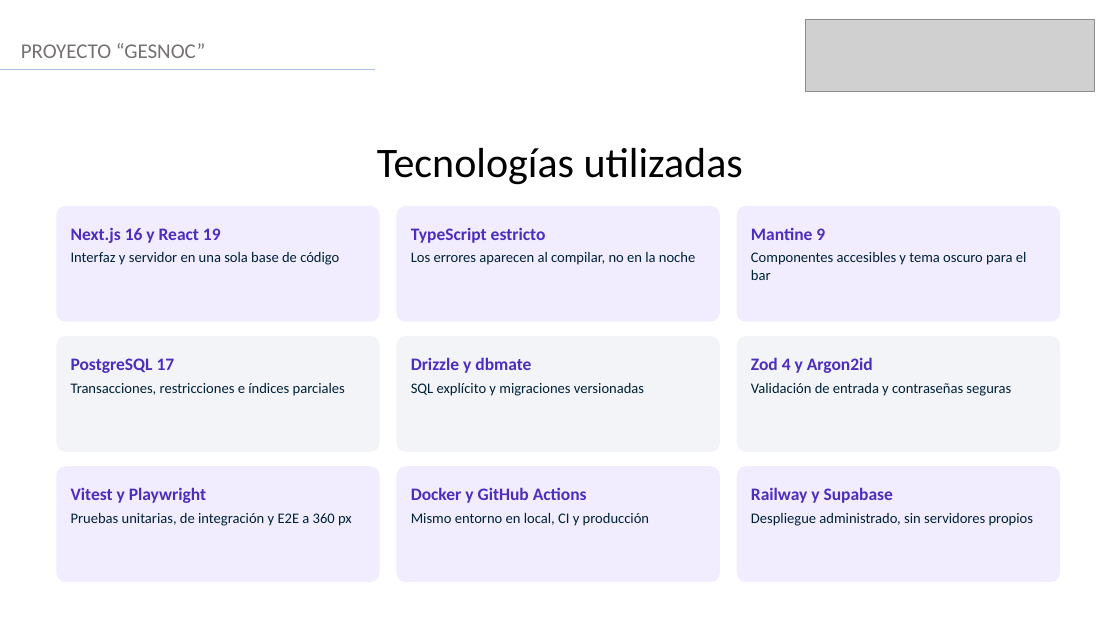
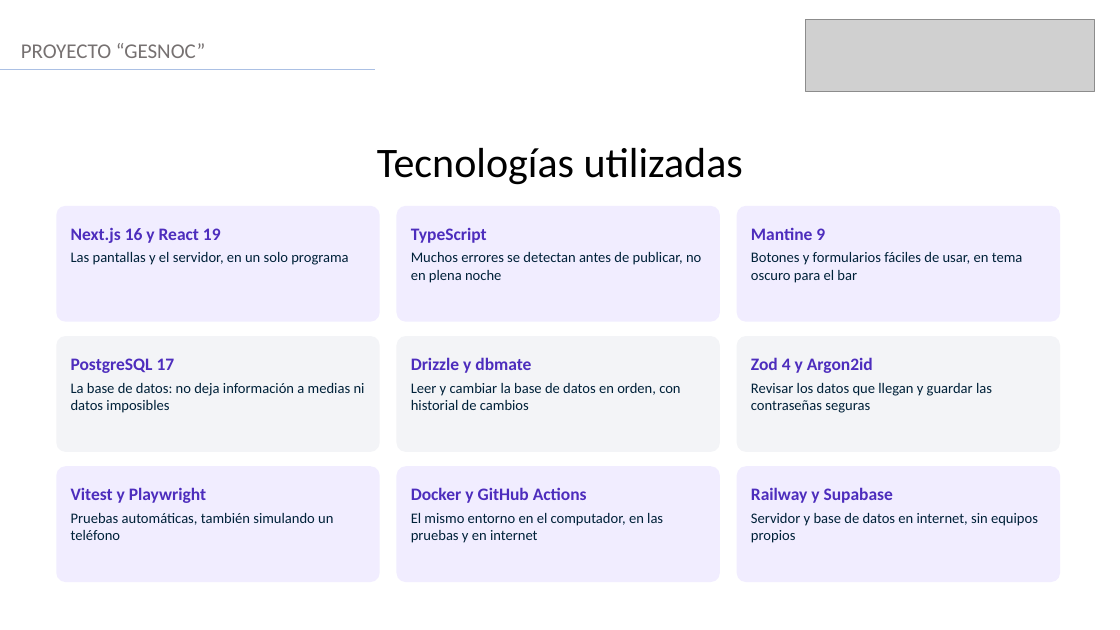
Before and after one commit to MiguelGaticaBestNick123/gesnoc, a slide deck: slide 12 of Fase 2/Evidencias proyecto/Presentación Proyecto.pptx. Drawn at 1120x630 pixels with LibreOffice and Linux fonts; fonts in the diff are those of the drawing; grey boxes stand for pictures. Boxes give left, top, right and bottom in pixels: in the first picture for what was removed or moved away, otherwise in the second. Text is boxed around its words. In the diff, an @@ line names an element or a change of style, - is before the commit and + after.

```diff
--- a/Fase 2/Evidencias proyecto/Presentación Proyecto.pptx
+++ b/Fase 2/Evidencias proyecto/Presentación Proyecto.pptx
@@ text at (x1=411, y1=228, x2=701, y2=283): text changed @@
-TypeScript estricto
-Los errores aparecen al compilar, no en la noche
+TypeScript
+Muchos errores se detectan antes de publicar, no en plena noche
@@ text at (x1=71, y1=252, x2=348, y2=265): text changed @@
-Interfaz y servidor en una sola base de código
+Las pantallas y el servidor, en un solo programa
@@ text at (x1=751, y1=252, x2=1023, y2=283): text changed @@
-Componentes accesibles y tema oscuro para el bar
+Botones y formularios fáciles de usar, en tema oscuro para el bar
@@ text at (x1=71, y1=383, x2=365, y2=413): text changed @@
-Transacciones, restricciones e índices parciales
+La base de datos: no deja información a medias ni datos imposibles
@@ text at (x1=411, y1=383, x2=680, y2=410): text changed @@
-SQL explícito y migraciones versionadas
+Leer y cambiar la base de datos en orden, con historial de cambios
@@ text at (x1=751, y1=383, x2=992, y2=413): text changed @@
-Validación de entrada y contraseñas seguras
+Revisar los datos que llegan y guardar las contraseñas seguras
@@ text at (x1=71, y1=513, x2=333, y2=540): text changed @@
-Pruebas unitarias, de integración y E2E a 360 px
+Pruebas automáticas, también simulando un teléfono
@@ text at (x1=411, y1=513, x2=663, y2=543): text changed @@
-Mismo entorno en local, CI y producción
+El mismo entorno en el computador, en las pruebas y en internet
@@ text at (x1=751, y1=513, x2=1038, y2=543): text changed @@
-Despliegue administrado, sin servidores propios
+Servidor y base de datos en internet, sin equipos propios
```
Also in this commit, not shown: 13 other slides changed.
